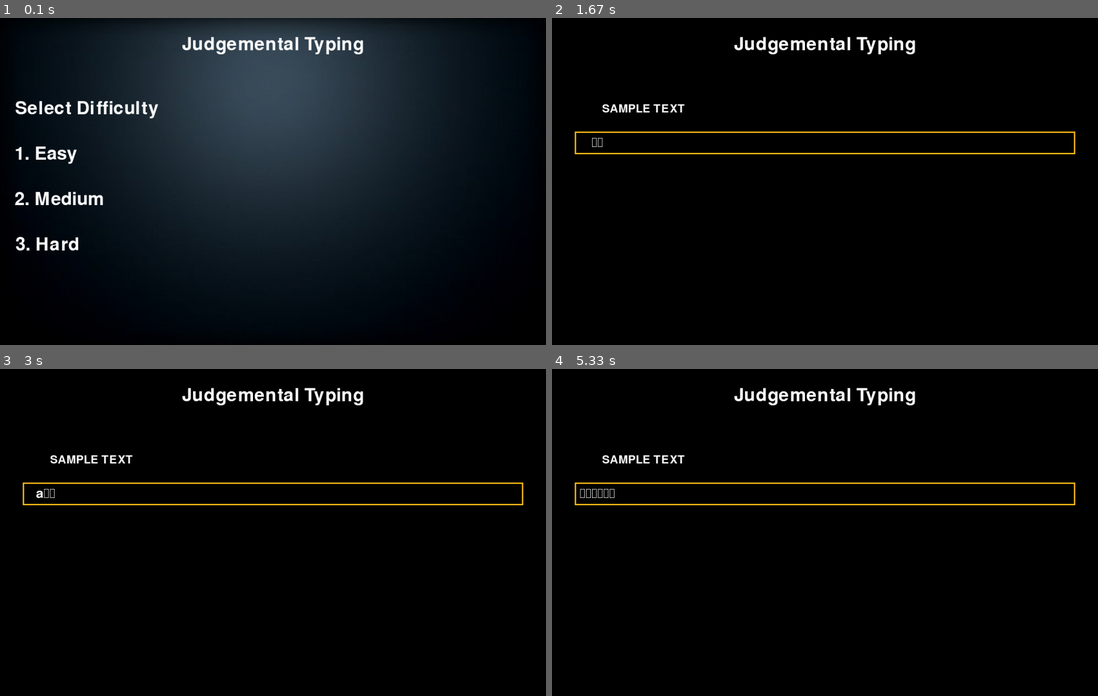
Above: before the commit, frames 1-4 (two rows, left to right).
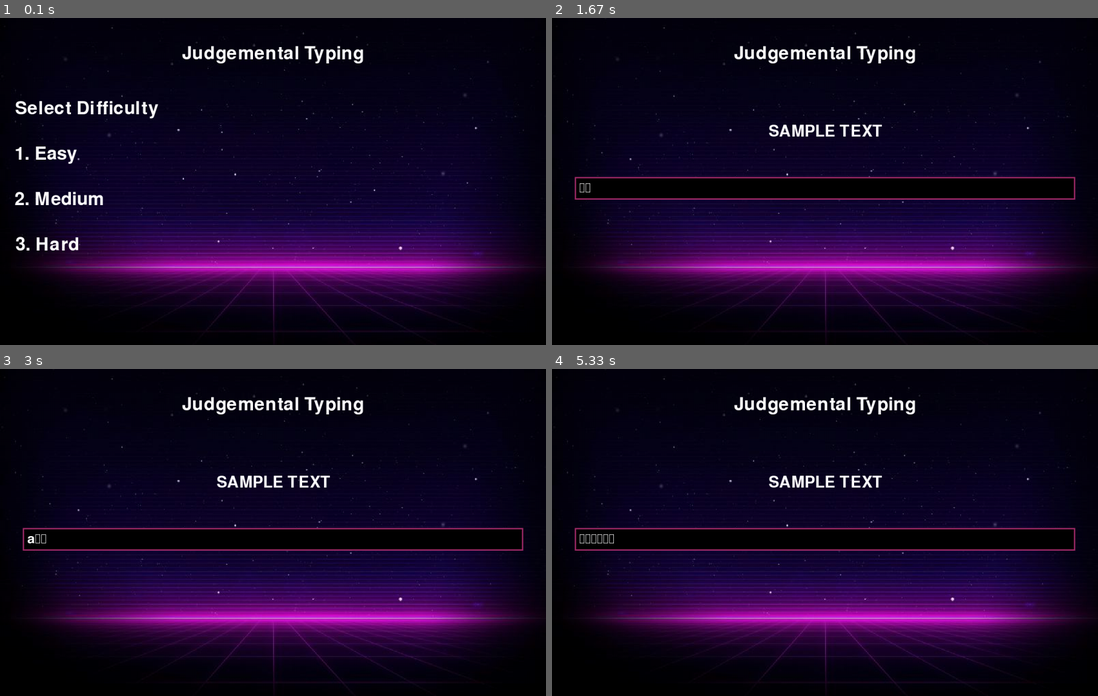
Above: after the commit, the same moments.

Repository: Similarity097/Judgemental-Typing
Game: pygame game, started from main.py
The game is run twice, just before and just after one commit, with the same random seed, the same clock (stepped at 60 frames per second) and the same inputs.
Inputs (mouse positions are in pixels of both pictures, inside the frame that each line leads up to):
- Up to frame 1 (0.1 s): no input
- Up to frame 2 (1.67 s): click (606, 155) at 0.38 s; type "ann" at 0.67 s; tap Enter at 1, 1.55 s; press the mouse at (803, 210) at 1.25 s; move the mouse to (857, 171) at 1.35 s; release the mouse at (912, 135) at 1.48 s
- Up to frame 3 (3 s): press the mouse at (251, 561) at 1.92 s; move the mouse to (294, 525) at 2.02 s; release the mouse at (343, 489) at 2.15 s; type "a" at 2.72 s; tap Enter at 2.85 s
- Up to frame 4 (5.33 s): press the mouse at (803, 561) at 3.25 s; move the mouse to (879, 532) at 3.35 s; release the mouse at (961, 503) at 3.48 s; tap Enter at 4.05, 4.78, 5.08, 5.28 s; press the mouse at (803, 561) at 4.42 s; move the mouse to (764, 588) at 4.52 s; release the mouse at (721, 610) at 4.65 s

The runs differ from the first frame. In frame 1, 54% of the frame differs, in the area x 2-100%, y 0-97%; in frame 2, 46%; in frame 3, 46%; in frame 4, 46%.

Commit message:
UPDATED MAIN CODE

Diff:
--- a/main.py
+++ b/main.py
@@ -24,8 +24,10 @@
 		self.blue = (0, 0, 128)
 		self.space="\n"
 
-		self.bg = pygame.image.load('bg6.jpg')
+		self.bg = pygame.image.load('bg5.jpg')
 		self.bg = pygame.transform.scale(self.bg, (1200, 720))
+		self.bg2 = pygame.image.load('bg5.jpg')
+		self.bg2 = pygame.transform.scale(self.bg2, (1200, 720))
 
 		self.screen=pygame.display.set_mode((self.w,self.h))
 		pygame.display.set_caption("Judgemental Typing")
@@ -75,10 +77,14 @@
 						self.active=True
 						self.getlinenormal()
 						self.resetg2()
+						self.run2()
+						break
 					elif (x >= 50 and x <= 200 and y >= 450 and y <= 550):
 						self.active=True
 						self.getlinenormal()
 						self.resetg2()
+						self.run2()
+						break
 
 			pygame.display.update()
 
@@ -86,9 +92,17 @@
 		self.running = True
 		while (self.running):
 			clock = pygame.time.Clock()
-			self.screen.fill((0,0,0), (50, 250, 1100, 50))
-			pygame.draw.rect(self.screen, (255, 192, 25), (50, 250, 1100, 50), 3)
-			self.text_display(self.screen, self.input_text, 100, 275, 30, self.white)
+
+			self.screen.fill((0,0,0), (50, 350, 1100, 50))
+			pygame.draw.rect(self.screen, (159,43,104), (50, 350, 1100, 50), 3)
+
+			#input font commands
+			font = pygame.font.Font("freesansbold.ttf", 30)
+			txt_surface = font.render(self.input_text, True, self.white)
+			self.screen.blit(txt_surface, (60, 360))
+			# end of input commands
+
+			#self.text_display(self.screen, self.input_text, 100, 275, 30, self.white)
 			pygame.display.update()
 			for event in pygame.event.get():
 				if event.type == pygame.QUIT:
@@ -123,7 +137,7 @@
 
 		self.screen.fill((0,0,0))
 		self.screen.blit(self.bg, (0, 0))
-		self.text_display(self.screen,"Judgemental Typing",600,60,40,self.white)
+		self.text_display(self.screen,"Judgemental Typing",600,80,40,self.white)
 		self.text_display(self.screen,"Select Difficulty",190,200,40,self.white)
 
 		#pygame.draw.rect(self.screen, (255, 192, 25), (10, 250, 200, 100), 5)
@@ -135,6 +149,7 @@
 
 	def resetg2(self):
 		self.screen=pygame.display.set_mode((self.w,self.h))
+
 		pygame.display.update()
 		self.reset=False
 		self.end = False
@@ -144,10 +159,10 @@
 		self.wpm = 0
 
 		self.screen.fill((0,0,0))
-		self.text_display(self.screen,"Judgemental Typing",600,60,40,self.white)
+		self.screen.blit(self.bg2, (0, 0))
+		self.text_display(self.screen,"Judgemental Typing",600,80,40,self.white)
 
-		# draw the rectangle for input box
-		self.text_display(self.screen, self.word, 200,200,25, self.white )
+		self.text_display(self.screen, self.word, 600,250,35, self.white )
 
 		pygame.display.update()
 
--- a/newmain.py
+++ b/newmain.py
@@ -24,8 +24,10 @@
 		self.blue = (0, 0, 128)
 		self.space="\n"
 
-		self.bg = pygame.image.load('bg6.jpg')
+		self.bg = pygame.image.load('bg5.jpg')
 		self.bg = pygame.transform.scale(self.bg, (1200, 720))
+		self.bg2 = pygame.image.load('bg5.jpg')
+		self.bg2 = pygame.transform.scale(self.bg2, (1200, 720))
 
 		self.screen=pygame.display.set_mode((self.w,self.h))
 		pygame.display.set_caption("Judgemental Typing")
@@ -75,10 +77,14 @@
 						self.active=True
 						self.getlinenormal()
 						self.resetg2()
+						self.run2()
+						break
 					elif (x >= 50 and x <= 200 and y >= 450 and y <= 550):
 						self.active=True
 						self.getlinenormal()
 						self.resetg2()
+						self.run2()
+						break
 
 			pygame.display.update()
 
@@ -86,9 +92,17 @@
 		self.running = True
 		while (self.running):
 			clock = pygame.time.Clock()
-			self.screen.fill((0,0,0), (50, 250, 1100, 50))
-			pygame.draw.rect(self.screen, (255, 192, 25), (50, 250, 1100, 50), 3)
-			self.text_display(self.screen, self.input_text, 100, 275, 30, self.white)
+
+			self.screen.fill((0,0,0), (50, 350, 1100, 50))
+			pygame.draw.rect(self.screen, (159,43,104), (50, 350, 1100, 50), 3)
+
+			#input font commands
+			font = pygame.font.Font("freesansbold.ttf", 30)
+			txt_surface = font.render(self.input_text, True, self.white)
+			self.screen.blit(txt_surface, (60, 360))
+			# end of input commands
+
+			#self.text_display(self.screen, self.input_text, 100, 275, 30, self.white)
 			pygame.display.update()
 			for event in pygame.event.get():
 				if event.type == pygame.QUIT:
@@ -98,7 +112,8 @@
 					x,y = pygame.mouse.get_pos()
 					if (x >= 100 and x <= 1000 and y >= 250 and y <= 600):
 						self.active=True
-						self.input_text=self.time_start=time.time()
+						self.input_text=''
+						self.time_start=time.time()
 				elif event.type == pygame.KEYDOWN:
 					if self.active and not self.end:
 						if event.key == pygame.K_RETURN:
@@ -122,7 +137,7 @@
 
 		self.screen.fill((0,0,0))
 		self.screen.blit(self.bg, (0, 0))
-		self.text_display(self.screen,"Judgemental Typing",600,60,40,self.white)
+		self.text_display(self.screen,"Judgemental Typing",600,80,40,self.white)
 		self.text_display(self.screen,"Select Difficulty",190,200,40,self.white)
 
 		#pygame.draw.rect(self.screen, (255, 192, 25), (10, 250, 200, 100), 5)
@@ -134,6 +149,7 @@
 
 	def resetg2(self):
 		self.screen=pygame.display.set_mode((self.w,self.h))
+
 		pygame.display.update()
 		self.reset=False
 		self.end = False
@@ -143,10 +159,10 @@
 		self.wpm = 0
 
 		self.screen.fill((0,0,0))
-		self.text_display(self.screen,"Judgemental Typing",600,60,40,self.white)
+		self.screen.blit(self.bg2, (0, 0))
+		self.text_display(self.screen,"Judgemental Typing",600,80,40,self.white)
 
-		# draw the rectangle for input box
-		self.text_display(self.screen, self.word, 200,200,25, self.white )
+		self.text_display(self.screen, self.word, 600,250,35, self.white )
 
 		pygame.display.update()
 
